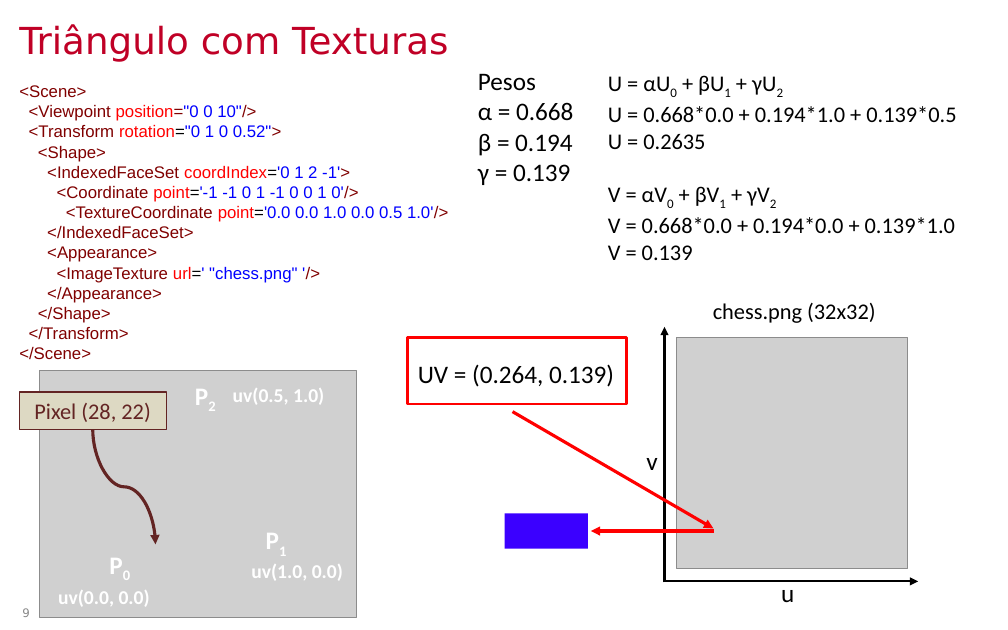
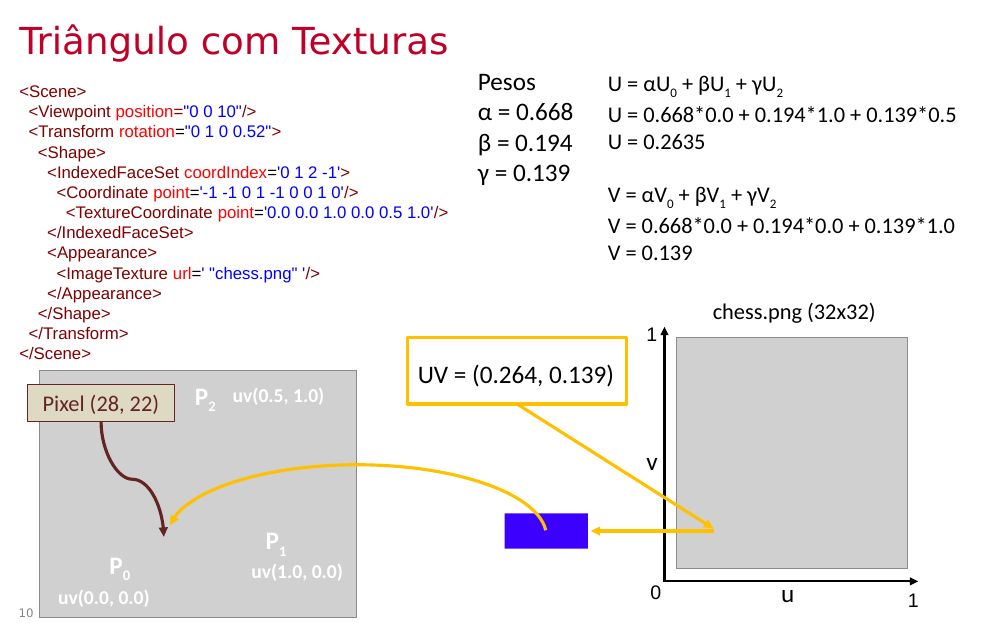
Before and after one commit to lpsoares/ComputacaoGrafica, a slide deck: slide 10 of content/aulas/12-revisao3_interpolacao_mipmap_visibilidade/aula12_revisao3_interpolacao_mipmap_visibilidade.pptx (slide 9 before the commit). Drawn at 1008x630 pixels with LibreOffice and Linux fonts; fonts in the diff are those of the drawing; grey boxes stand for pictures; background and template pictures are left out. Boxes give left, top, right and bottom in pixels: in the first picture for what was removed or moved away, otherwise in the second. Text is boxed around its words. In the diff, an @@ line names an element or a change of style, - is before the commit and + after.

```diff
--- a/content/aulas/12-revisao3_interpolacao_mipmap_visibilidade/aula12_revisao3_interpolacao_mipmap_visibilidade.pptx
+++ b/content/aulas/12-revisao3_interpolacao_mipmap_visibilidade/aula12_revisao3_interpolacao_mipmap_visibilidade.pptx
@@ text added at (x1=646, y1=327, x2=657, y2=341), 14 pt, text #000000 @@
+1
@@ rectangle at (x1=407, y1=338, x2=627, y2=404): outline #FF0000 2 pt to #FFC000 2.25 pt @@
@@ rectangle "Pixel (28, 22)" moved from (x1=19, y1=392, x2=166, y2=429) to (x1=27, y1=384, x2=174, y2=421) @@
@@ arrow moved from (512, 411) - (714, 528) to (517, 404) - (714, 528) @@
@@ arrow (517, 404) - (714, 528): stroke #FF0000 2.25 pt to #FFC000 2.25 pt @@
@@ curved arrow moved from (93, 429) - (155, 544) to (101, 421) - (163, 537) @@
@@ arc (boxed as its full ellipse) added at (x1=167, y1=465, x2=546, y2=609), outline #FFC000 2.25 pt @@
@@ arrow (714, 531) - (591, 531): stroke #FF0000 2.25 pt to #FFC000 2.25 pt @@
@@ text added at (x1=650, y1=585, x2=661, y2=600), 14 pt, text #000000 @@
+0
@@ text added at (x1=908, y1=593, x2=919, y2=607), 14 pt, text #000000 @@
+1
@@ page number at (x1=19, y1=608, x2=34, y2=617): text changed @@
-9
+10
```
Also in this commit, not shown: 10 other slides changed, 1 slide added.
